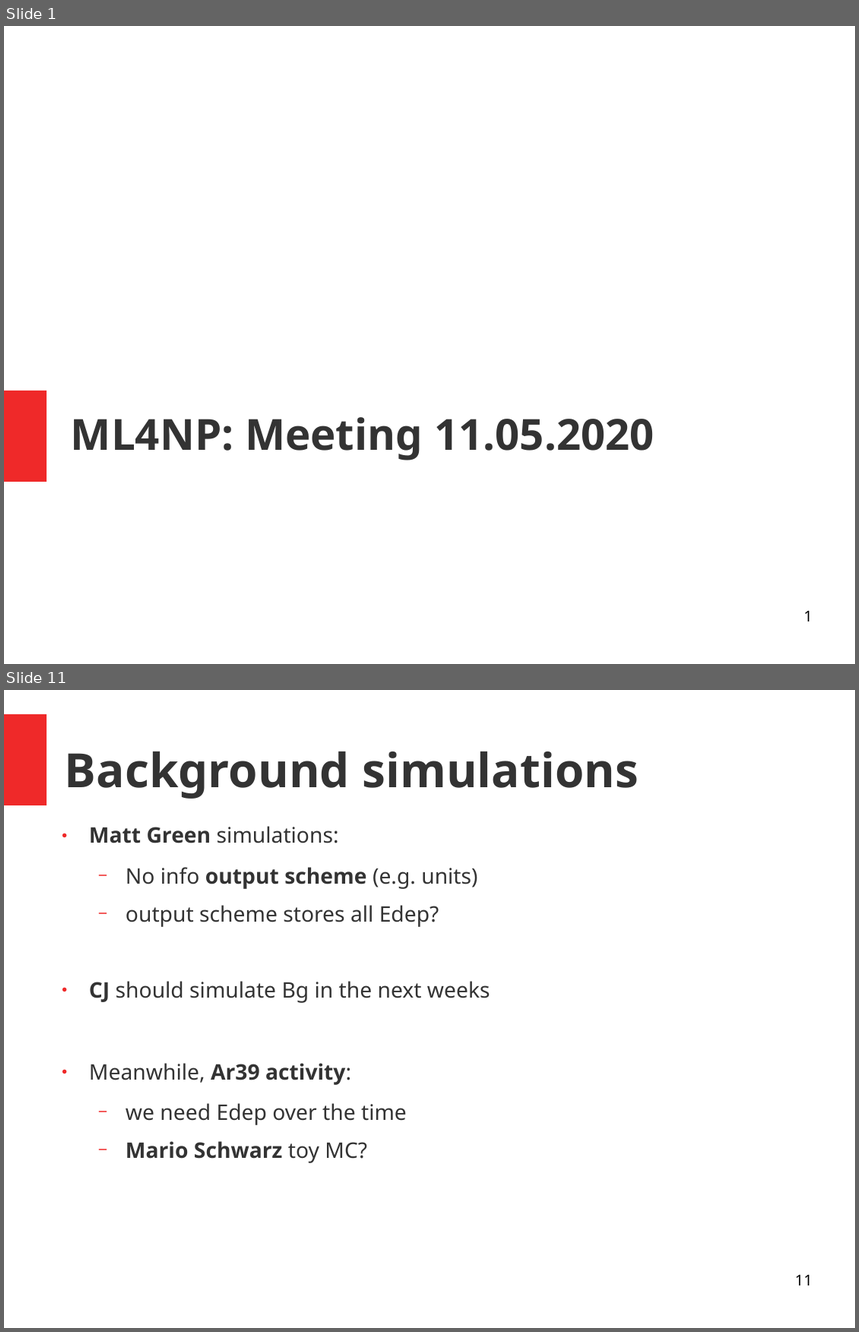
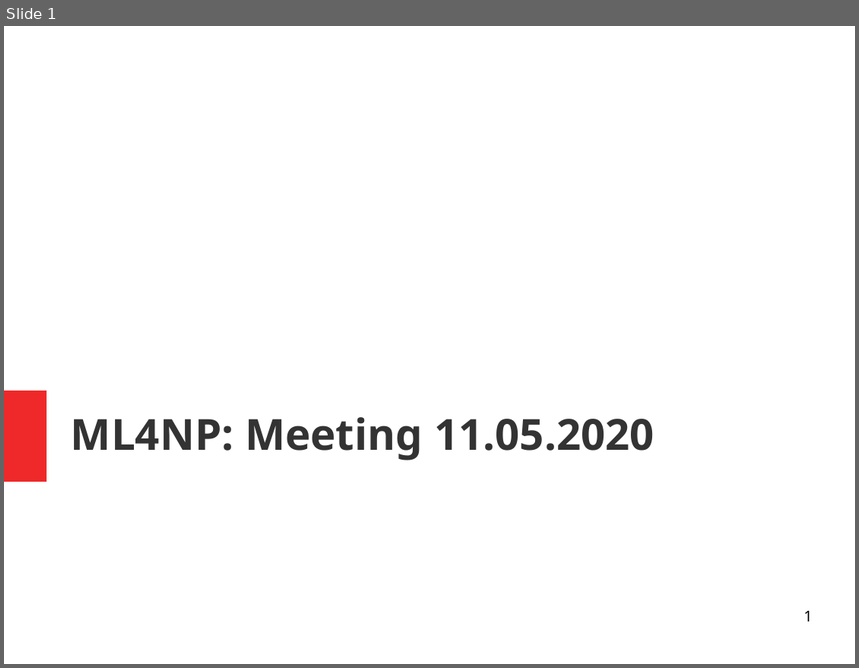
Before and after one commit to luigiberducci/ML4NP, a slide deck: Docs/meeting_ml4np_11mag2020.odp. Shown one above the other, each under a label of ours: slides 1 and 11 before the commit, slide 1 after it; the slides between them are not shown. The pictures are 859x1332 and 859x668 pixels, drawn with LibreOffice and Linux fonts; fonts in the diff are those of the drawing. Boxes give left, top, right and bottom in pixels: in the first picture for what was removed or moved away, otherwise in the second. Text is boxed around its words. In the diff, an @@ line names an element or a change of style, - is before the commit and + after.

Commit message:
complete presentation for next meeting

```diff
--- a/Docs/meeting_ml4np_11mag2020.odp
+++ b/Docs/meeting_ml4np_11mag2020.odp
@@ slide 11 removed at bbox=[4, 690, 855, 1328], background #FFFFFF @@
@@ rectangle removed at bbox=[4, 714, 47, 805] @@
@@ title removed at bbox=[65, 752, 639, 799] @@
-Background simulations
@@ text removed at bbox=[89, 826, 490, 1163] @@
-● Matt Green simulations:
-  − No info output scheme (e.g. units)
-  − output scheme stores all Edep?
-● CJ should simulate Bg in the next weeks
-● Meanwhile, Ar39 activity:
-  − we need Edep over the time
-  − Mario Schwarz toy MC?
@@ page number removed at bbox=[795, 1275, 813, 1286] @@
-11
```
Also in this commit, not shown: 5 slides changed, 3 slides added, 7 other slides removed.
